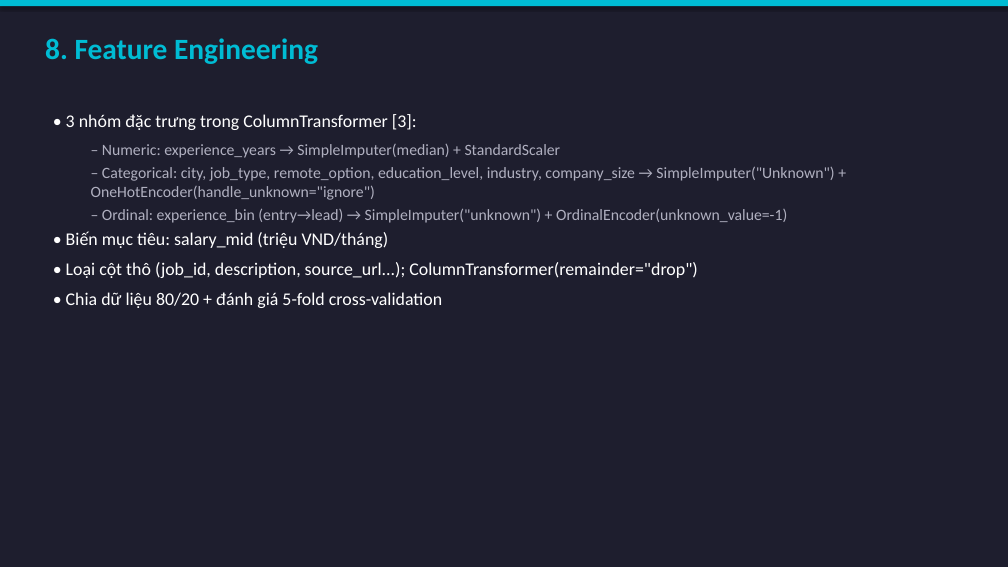
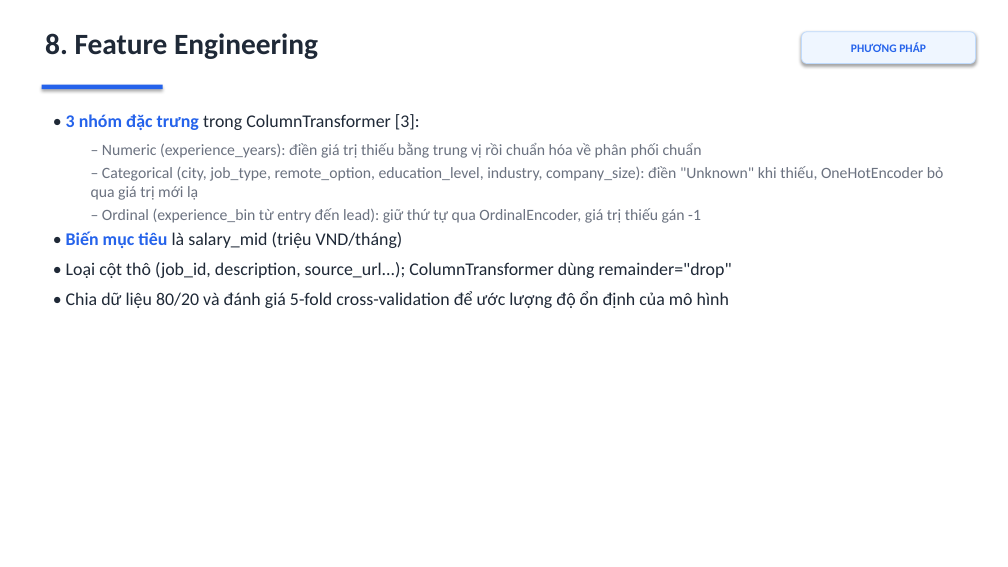
Before and after one commit to ThuyLoiLerning/KhoaHocDuLieu, a slide deck: slide 9 of reports/slides/TrinhBay_ChuyenDe4.pptx (slide 8 before the commit). Drawn at 1008x567 pixels with LibreOffice and Linux fonts; fonts in the diff are those of the drawing. Boxes give left, top, right and bottom in pixels: in the first picture for what was removed or moved away, otherwise in the second. Text is boxed around its words. In the diff, an @@ line names an element or a change of style, - is before the commit and + after.

```diff
--- a/reports/slides/TrinhBay_ChuyenDe4.pptx
+++ b/reports/slides/TrinhBay_ChuyenDe4.pptx
@@ background #1E1E2E to #FFFFFF @@
@@ rectangle removed at (0,0,1008,6) @@
@@ text "8. Feature Engineering" at (45,33,318,59): text colour #00BCD4 to #1F2937 @@
@@ rounded rectangle added at (802,32,975,64), fill #EFF6FF, outline #BFDBFE 0.75 pt, 11 pt, text #2563EB, bold @@
+PHƯƠNG PHÁP
@@ rectangle added at (42,85,163,89), fill #2563EB @@
@@ text at (66,114,420,130): text colour #FFFFFF to #1F2937 in "• trong ColumnTransformer [3]:"; text colour #FFFFFF to #2563EB, bold on in "3 nhóm đặc trưng" @@
@@ text at (66,142,944,308): text changed; text colour #B0B0C0 to #6B7280 @@
-  – Numeric: experience_years → SimpleImputer(median) + StandardScaler
-  – Categorical: city, job_type, remote_option, education_level, industry, company_size → SimpleImputer("Unknown") + OneHotEncoder(handle_unknown="ignore")
-  – Ordinal: experience_bin (entry→lead) → SimpleImputer("unknown") + OrdinalEncoder(unknown_value=-1)
-• Biến mục tiêu: salary_mid (triệu VND/tháng)
-• Loại cột thô (job_id, description, source_url...); ColumnTransformer(remainder="drop")
-• Chia dữ liệu 80/20 + đánh giá 5-fold cross-validation
+  – Numeric (experience_years): điền giá trị thiếu bằng trung vị rồi chuẩn hóa về phân phối chuẩn
+  – Categorical (city, job_type, remote_option, education_level, industry, company_size): điền "Unknown" khi thiếu, OneHotEncoder bỏ qua giá trị mới lạ
+  – Ordinal (experience_bin từ entry đến lead): giữ thứ tự qua OrdinalEncoder, giá trị thiếu gán -1
+• Biến mục tiêu là salary_mid (triệu VND/tháng)
+• Loại cột thô (job_id, description, source_url...); ColumnTransformer dùng remainder="drop"
+• Chia dữ liệu 80/20 và đánh giá 5-fold cross-validation để ước lượng độ ổn định của mô hình
```
Also in this commit, not shown: 14 other slides changed, 8 slides added, 5 slides removed, 10 other files.
